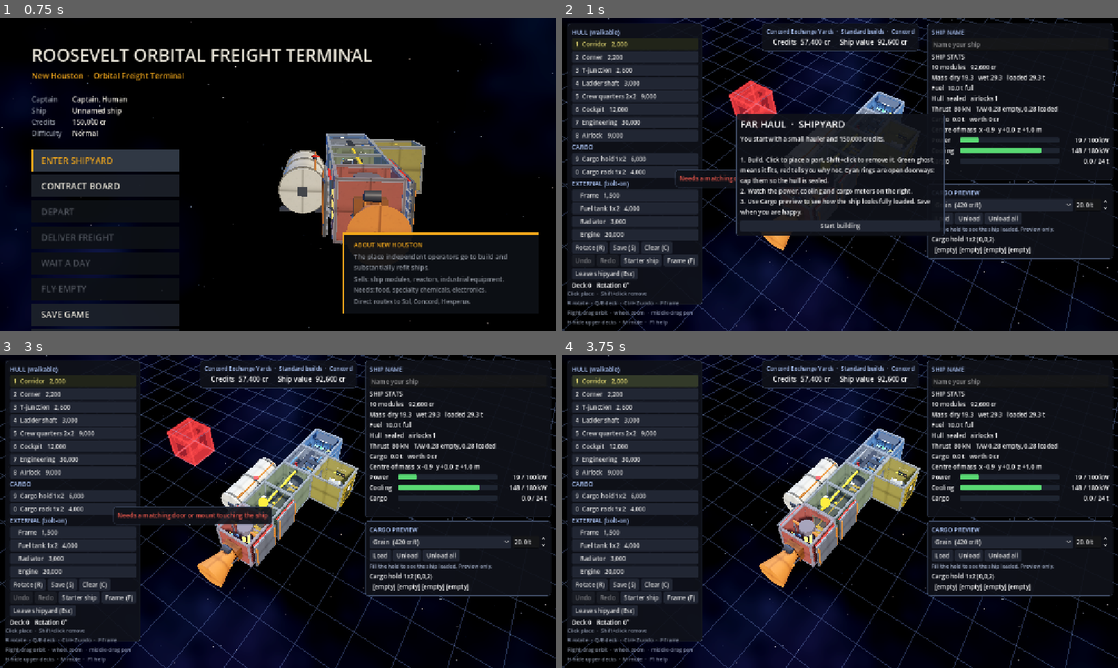
Above: before the commit, frames 1-4 (two rows, left to right).
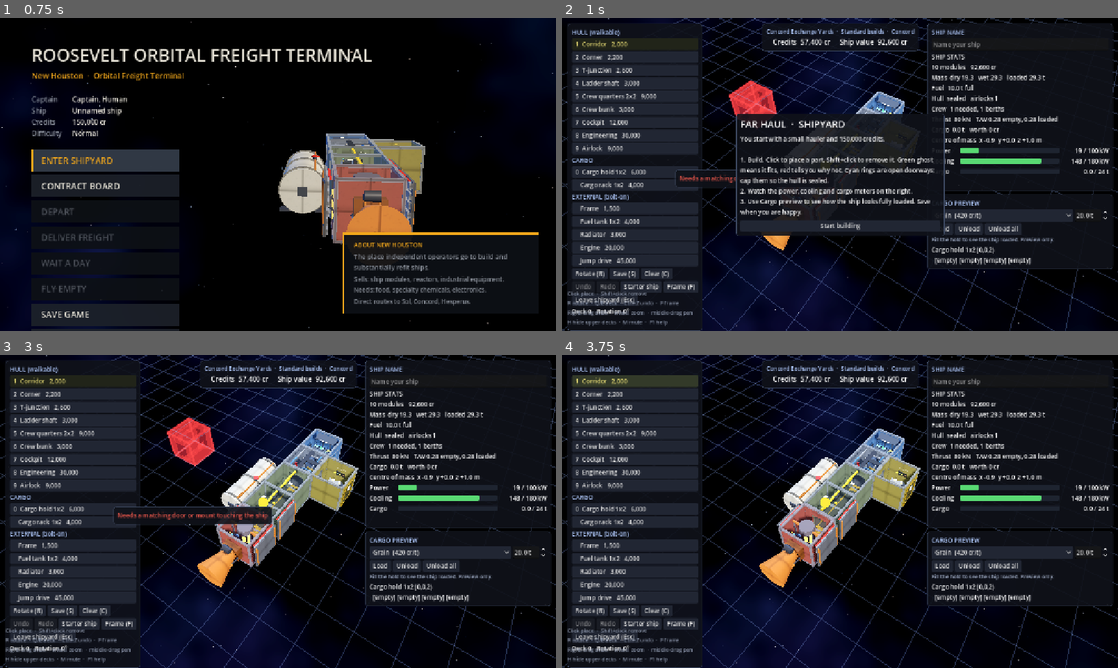
Above: after the commit, the same moments.

Repository: benjaminarthurt/FarHaul
Game: Godot game, scene res://scenes/dock.tscn
Two runs of this game, one before a commit and one after it. Both use one fixed random seed, a clock stepped at 60 frames per second and the inputs below. This scene is started directly instead of the project's main scene.
Inputs:
- Up to frame 1 (0.75 s): click "ENTER SHIPYARD" at 0.5 s
- Up to frame 2 (1 s): no input
- Up to frame 3 (3 s): click "Leave shipyard (Esc)" at 1.25 s; click "ENTER SHIPYARD" at 2 s; click "Start building" at 2.75 s
- Up to frame 4 (3.75 s): click "1 Corridor 2,000" at 3.5 s

Frame 1 is identical in both runs. In frame 2, 10% of the frame differs, in the area x 1-99%, y 28-100%; in frame 3, 11%; in frame 4, 11%.

Commit message:
Builder: crew berths and a jump drive
Crew bunk and quarters (and a berth in the cockpit) provide berths; a hold needs one berth per crew
member or the builder warns and departure is blocked. The jump drive adds 30% speed each (capped),
costing power, heat and mass. SimShip reads both, so the economy sees the designed ship. Starter ship
unchanged.

Co-Authored-By: Claude Sonnet 5.5 <noreply@anthropic.com>
Claude-Session: https://claude.ai/code/session_017WQZxixKYwD8gqsFUSbatN

Diff:
--- a/data/runtime/ship_economy.json
+++ b/data/runtime/ship_economy.json
@@ -1,7 +1,7 @@
 {
   "schema_version": "0.1.0",
   "canon_status": "draft",
-  "note": "How a ship built in the ship builder becomes a carrier in the economy simulation. Everything here is a PLACEHOLDER ASSUMPTION unless marked canon: the builder has no jump drive or crew modules yet, so speed, crew and fuel units are derived from what it does have (thrust, mass, tanks, cargo slots, cost).",
+  "note": "How a ship built in the ship builder becomes a carrier in the economy simulation. Everything here is a PLACEHOLDER ASSUMPTION unless marked canon: crew need and speed are derived from the ship (hold size, thrust-to-weight). The builder now has crew berths (cockpit 1, bunk 1, quarters 2; a hold needs one berth per crew) and a jump drive (+30% speed each, capped), but crew wages and ownership still come from this file.",
   "cargo": {
     "nominal_kg_per_scu": 1000,
     "note": "The builder models cargo in tonnes per container, not volume. Volume is derived at a nominal 1,000 kg per  …(223 unchanged characters)…
@@ -25,6 +25,7 @@
     "exponent": 0.5,
     "min_ly_per_day": 0.6,
     "max_ly_per_day": 2.4,
+    "max_with_drive_ly_per_day": 4.0,
     "note": "ly/day = reference * (empty thrust-to-weight / reference)^exponent, clamped. The starter ship (TWR 0.28) flies at the reference speed."
   },
   "fuel": {
--- a/scripts/contracts.gd
+++ b/scripts/contracts.gd
@@ -98,6 +98,7 @@
 	var rows: Array[Dictionary] = []
 	rows.append(_row("Cockpit", stats.has_helm, "" if stats.has_helm else "nothing to fly it from"))
 	rows.append(_row("Engines", stats.thrust_fwd > 0.0, "" if stats.thrust_fwd > 0.0 else "no thrust"))
+	rows.append(_row("Crew berths", int(stats.get("berths", 0)) >= int(stats.get("crew_needed", 0)), "%d berths for %d crew" % [int(stats.get("berths", 0)), int(stats.get("crew_needed", 0))]))
 	rows.append(_row("Hull sealed", stats.open_doors == 0, "%d open doorways" % stats.open_doors))
 	rows.append(_row("Airlock", stats.airlocks > 0, "" if stats.airlocks > 0 else "none fitted"))
 	rows.append(_row("Power", stats.power_use <= stats.power_gen, "%.0f of %.0f kW" % [stats.power_use, stats.power_gen]))
--- a/scripts/module_def.gd
+++ b/scripts/module_def.gd
@@ -37,6 +37,8 @@
 @export var fuel := 0.0  ## tonnes of propellant held when full
 @export var helm := false  ## true if the ship can be flown from here
 @export var airlock := false  ## true if crew can get in and out of the ship here
+@export var berths := 0  ## crew who can sleep aboard
+@export var drive := 0.0  ## jump drive: fraction added to cruising speed (0.3 is +30%)
 @export var cargo_slots := 0  ## standard containers this module can carry
 @export var cargo_capacity := 0.0  ## tonnes of freight when every slot is full
 
@@ -354,6 +356,18 @@
 			label.position = Vector3(side * 1.215, 0, mid_z)
 			label.rotation_degrees.y = 90.0 * side
 			root.add_child(label)
+	elif shape == &"drive":
+		# A heavy ring on a short spine: the jump coil.
+		var ring := TorusMesh.new()
+		ring.inner_radius = 0.75
+		ring.outer_radius = 1.2
+		ring.material = mat
+		var ri := MeshInstance3D.new()
+		ri.mesh = ring
+		ri.rotation_degrees.x = 90.0
+		root.add_child(ri)
+		_add_box(root, Vector3(-0.9, 0, 0), Vector3(0.5, 0.5, 0.5), dark)
+		_add_box(root, Vector3.ZERO, Vector3(0.5, 0.5, 0.5), _glow(Color(0.5, 0.8, 1.0)))
 	elif shape == &"radiator":
 		# Flat panel standing off the west face on a short stub.
 		_add_box(root, Vector3(-1.1, 0, 0), Vector3(0.12, 2.6, 2.6), dark)
--- a/scripts/module_library.gd
+++ b/scripts/module_library.gd
@@ -77,10 +77,13 @@
 			_door(Vector3i(0, 0, 0), DIR_N), _door(Vector3i(1, 0, 1), DIR_S),
 			_door(Vector3i(0, 0, 1), DIR_W), _door(Vector3i(1, 0, 0), DIR_E),
 		],
-		{"mass": 4.0, "cost": 9000})
+		{"mass": 4.0, "cost": 9000, "berths": 2})
+	_def(&"bunk", "Crew bunk", one, Color(0.30, 0.45, 0.40),
+		[_door(o, DIR_N), _door(o, DIR_S)],
+		{"mass": 1.0, "cost": 3000, "berths": 1})
 	_def(&"cockpit", "Cockpit", one, Color(0.28, 0.42, 0.62),
 		[_door(o, DIR_S)],
-		{"mass": 2.0, "cost": 12000, "power": -3.0, "heat": 3.0, "helm": true})
+		{"mass": 2.0, "cost": 12000, "power": -3.0, "heat": 3.0, "helm": true, "berths": 1})
 	_def(&"engineering", "Engineering", one, Color(0.55, 0.28, 0.25),
 		[_door(o, DIR_N)],
 		{"mass": 6.0, "cost": 30000, "power": 100.0, "heat": 120.0})
@@ -128,3 +131,9 @@
 		[_mount(o, DIR_N)],
 		{"group": &"external", "pressurized": false, "shape": &"engine", "mass": 3.0, "cost": 20000,
 			"thrust": 80.0, "power": -15.0, "heat": 25.0})
+	# Jump drive: bolts on like any external part and makes the ship faster between stars. It needs
+	# power and sheds heat, and its mass counts against thrust-to-weight like everything else.
+	_def(&"jump_drive", "Jump drive", one, Color(0.35, 0.50, 0.75),
+		[_mount(o, DIR_W)],
+		{"group": &"external", "pressurized": false, "shape": &"drive", "mass": 4.0, "cost": 45000,
+			"drive": 0.30, "power": -40.0, "heat": 50.0})
--- a/scripts/ship_stats.gd
+++ b/scripts/ship_stats.gd
@@ -28,6 +28,8 @@
 	var has_helm := false
 	var airlocks := 0
 	var cargo_slots := 0
+	var berths := 0
+	var drive := 0.0
 	var cargo_capacity := 0.0
 	var cargo_carried := 0.0
 
@@ -47,6 +49,8 @@
 		fuel += d.fuel
 		cost += d.cost
 		cargo_slots += d.cargo_slots
+		berths += d.berths
+		drive += d.drive
 		cargo_capacity += d.cargo_capacity
 		var carried := d.cargo_capacity * cargo_load
 		if manifest != null:
@@ -91,6 +95,7 @@
 		thrust_pos = thrust_weighted / thrust_total
 	var thrust_offset := Vector2(thrust_pos.x - com.x, thrust_pos.y - com.y).length()
 
+	var crew_needed := SimShip.crew_for(cargo_capacity)
 	var open_doors := ship.open_doors().size()
 	var warnings: Array[String] = []
 	if not ship.modules.is_empty():
@@ -108,6 +113,8 @@
 			warnings.append("Some engines aren't pointing aft")
 		if thrust_total > 0.0 and thrust_offset > 1.0:
 			warnings.append("Thrust is %.1f m off the centre of mass: costs manoeuvring fuel" % thrust_offset)
+		if berths < crew_needed:
+			warnings.append("Crew: this hold needs %d berths, you have %d. Add crew bunks or quarters" % [crew_needed, berths])
 		if cargo_capacity <= 0.0:
 			warnings.append("No cargo capacity: add a hold or rack to haul freight")
 
@@ -122,6 +129,9 @@
 		"dry": dry,
 		"fuel": fuel,
 		"wet": wet,  # dry plus full tanks, no cargo
+		"berths": berths,
+		"crew_needed": crew_needed,
+		"drive": drive,
 		"cargo_slots": cargo_slots,
 		"cargo_capacity": cargo_capacity,  # tonnes when full
 		"cargo_load": load_frac,
@@ -153,6 +163,7 @@
 		"Mass  dry %.1f   wet %.1f   loaded %.1f t" % [s.dry, s.wet, s.loaded],
 		"Fuel  %.1f t full" % s.fuel,
 		"Hull  %s   airlocks %d" % [hull, s.airlocks],
+		"Crew  %d needed, %d berths%s" % [s.crew_needed, s.berths, "   Jump drive +%d%%" % roundi(s.drive * 100.0) if s.drive > 0.0 else ""],
 		"Thrust  %.0f kN   T/W %.2f empty, %.2f loaded" % [s.thrust_fwd, s.twr, s.twr_loaded],
 	])
 	if s.cargo_used_slots >= 0:
--- a/scripts/sim/sim_ship.gd
+++ b/scripts/sim/sim_ship.gd
@@ -11,6 +11,15 @@
 	return parsed if typeof(parsed) == TYPE_DICTIONARY else {}
 
 
+## Crew a hold of `cargo_tonnes` needs: the minimum plus one more for each block of space.
+static func crew_for(cargo_tonnes: float, cfg: Dictionary = {}) -> int:
+	if cfg.is_empty():
+		cfg = config()
+	var crew_cfg: Dictionary = cfg["crew"]
+	var scu := cargo_tonnes * 1000.0 / float(cfg["cargo"]["nominal_kg_per_scu"])
+	return int(crew_cfg["minimum"]) + int(floor(scu / float(crew_cfg["scu_per_extra_crew"])))
+
+
 ## `ship` is a ShipData. Returns a carrier-shaped dictionary (see EconomySim._add_carrier) plus a few
 ## display fields. `cfg` defaults to ship_economy.json.
 static func profile(ship: ShipData, cfg: Dictionary = {}) -> Dictionary:
@@ -21,12 +30,13 @@
 	var own: Dictionary = cfg["ownership"]
 	var spd: Dictionary = cfg["speed"]
 	var scu := float(st["cargo_capacity"]) * 1000.0 / float(cfg["cargo"]["nominal_kg_per_scu"])
-	var crew := int(crew_cfg["minimum"]) + int(floor(scu / float(crew_cfg["scu_per_extra_crew"])))
+	var crew := crew_for(float(st["cargo_capacity"]), cfg)
 	var annual := float(own["insurance_annual"]) + float(own["financed_share"]) * float(own["interest_annual"]) + float(own["depreciation_annual"])
 	var fixed := float(st["cost"]) * annual / 365.0 + float(own["berth_and_misc_cr_per_day"])
 	var twr := float(st["twr"])
 	var ly_day := clampf(float(spd["reference_ly_per_day"]) * pow(maxf(twr, 0.0001) / float(spd["reference_twr"]), float(spd["exponent"])),
 			float(spd["min_ly_per_day"]), float(spd["max_ly_per_day"]))
+	ly_day = minf(ly_day * (1.0 + float(st.get("drive", 0.0))), float(spd.get("max_with_drive_ly_per_day", spd["max_ly_per_day"])))
 	return {
 		"capacity_scu": scu,
 		"capacity_kg": float(st["cargo_capacity"]) * 1000.0,
@@ -38,6 +48,7 @@
 		"fuel_units": float(st["fuel"]) * float(cfg["fuel"]["units_per_tonne"]),
 		"ship_cost": float(st["cost"]),
 		"twr": twr,
+		"berths": int(st.get("berths", 0)),
 	}
 
 
--- a/tests/test_ship.gd
+++ b/tests/test_ship.gd
@@ -259,6 +259,31 @@
 	check(not s8.from_json('{"modules":[{"id":"nope","cell":[0,0,0]}]}'), "unknown module rejected")
 	check(s8.modules.size() == ship.modules.size(), "failed load leaves ship untouched")
 
+	print("crew berths and jump drive")
+	var st_ship := ShipData.new(lib)
+	check(ShipPresets.build(st_ship) == "", "starter builds")
+	var st0 := ShipStats.compute(st_ship)
+	check(st0.berths == 1 and st0.crew_needed == 1 and not has_warning(st0, "Crew"), "starter: pilot berth covers a one-person crew")
+	var p0 := SimShip.profile(st_ship)
+	check(absf(float(p0.ly_per_day) - 1.5) < 0.1, "starter flies about 1.5 ly/day (%.2f)" % float(p0.ly_per_day))
+	var drive_ship := ShipData.new(lib)
+	ShipPresets.build(drive_ship)
+	var placed_drive := false
+	for cell in [Vector3i(-1, 0, 0), Vector3i(1, 0, 0), Vector3i(-1, 0, 3), Vector3i(1, 0, 2)]:
+		for rot in 4:
+			if not placed_drive and drive_ship.add(&"jump_drive", cell, rot) == "":
+				placed_drive = true
+	check(placed_drive, "a jump drive bolts onto the hull")
+	if placed_drive:
+		var sd := ShipStats.compute(drive_ship)
+		var pd := SimShip.profile(drive_ship)
+		check(sd.drive > 0.29, "stats report the drive (+%d%%)" % roundi(sd.drive * 100.0))
+		check(float(pd.ly_per_day) > float(p0.ly_per_day) * 1.15, "the drive makes the ship faster (%.2f vs %.2f ly/day)" % [float(pd.ly_per_day), float(p0.ly_per_day)])
+	var sbig := ShipStats.compute(st_ship)
+	check(sbig.crew_needed == SimShip.crew_for(sbig.cargo_capacity), "crew need follows hold size (%d for %.0f t)" % [sbig.crew_needed, sbig.cargo_capacity])
+	check(SimShip.crew_for(120.0) == 4 and SimShip.crew_for(24.0) == 1, "crew formula: 24 t needs 1, 120 t needs 4")
+	check(lib.has_def(&"bunk") and lib.get_def(&"bunk").berths == 1 and lib.get_def(&"room_2x2").berths == 2, "bunk and quarters provide berths")
+
 	print("")
 	print("FAILED: %d" % failures if failures > 0 else "all passed")
 	quit(1 if failures > 0 else 0)
Not shown, changed: docs/runtime/economy-sim.md
